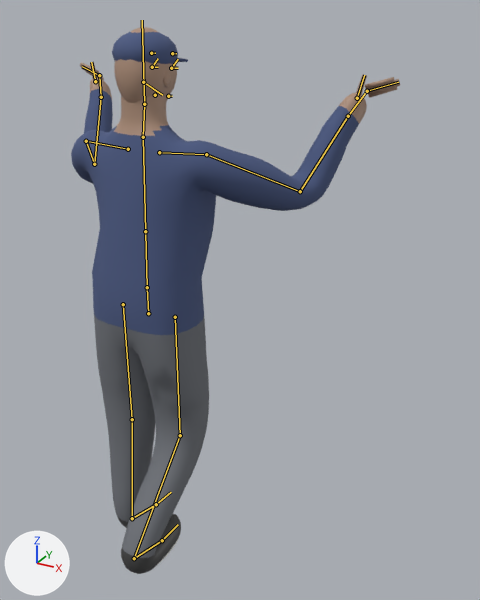
An edit to the Blender file source_art/char_mills.blend, drawn before and after from the same camera.
Before and after are seen from a camera (50 mm lens) standing at (1.225, -1.603, 1.894) and looking at (0.214, 0.235, 0.975). Arrows for +X, +Y and +Z are at lower left; the lights stay in place. The older version comes first. Both versions are drawn at frame 0 of the action 'carry'; the numbers are the values there. The bones that bend it are drawn over the model as lines.

Objects in the first picture: 'mills_Mesh'.
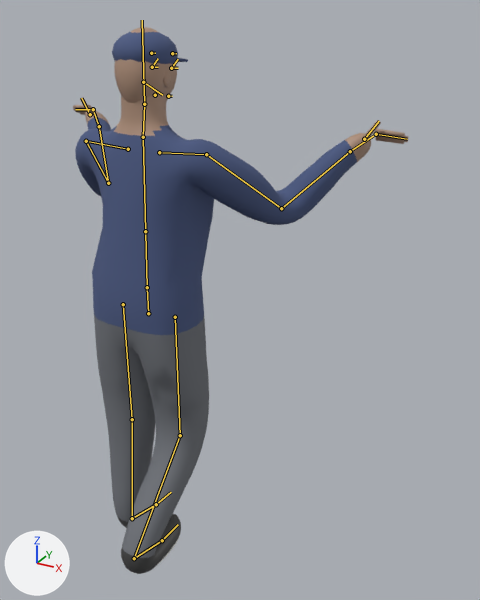
Changed parts and their boxes [x1, y1, x2, y2] in the pictures (480 x 600 px):
```json
{"object": "mills_Mesh", "change": "posed", "before": [71, 27, 400, 574], "after": [73, 27, 408, 574]}
{"bone": "UpperArm.R", "before": "(206, 154) to (300, 191)", "after": "(206, 154) to (281, 208)"}
{"bone": "UpperArm.L", "before": "(86, 141) to (94, 164)", "after": "(86, 141) to (108, 183)"}
```

Scene script edits in JSON lines:
```json
{"block": "bone_upperarm_r", "where": "bone_upperarm_r = bpy.data.objects['Armature'].pose.bones['UpperArm.R']  # child of 'Shoulder.R'"}
{"op": "set", "path": "bone_upperarm_r.rotation_quaternion", "old": "(0.865, 0.402, 0.234, 0.188)", "new": "(0.858, 0.271, 0.314, 0.303)", "note": "degrees (54, 15, 32) -> degrees (45, 22, 48)"}
{"block": "bone_upperarm_l", "where": "bone_upperarm_l = bpy.data.objects['Armature'].pose.bones['UpperArm.L']  # child of 'Shoulder.L'"}
{"op": "set", "path": "bone_upperarm_l.rotation_quaternion", "old": "(0.865, 0.402, -0.234, -0.188)", "new": "(0.858, 0.271, -0.314, -0.303)", "note": "degrees (54, -15, -32) -> degrees (45, -22, -48)"}
```
